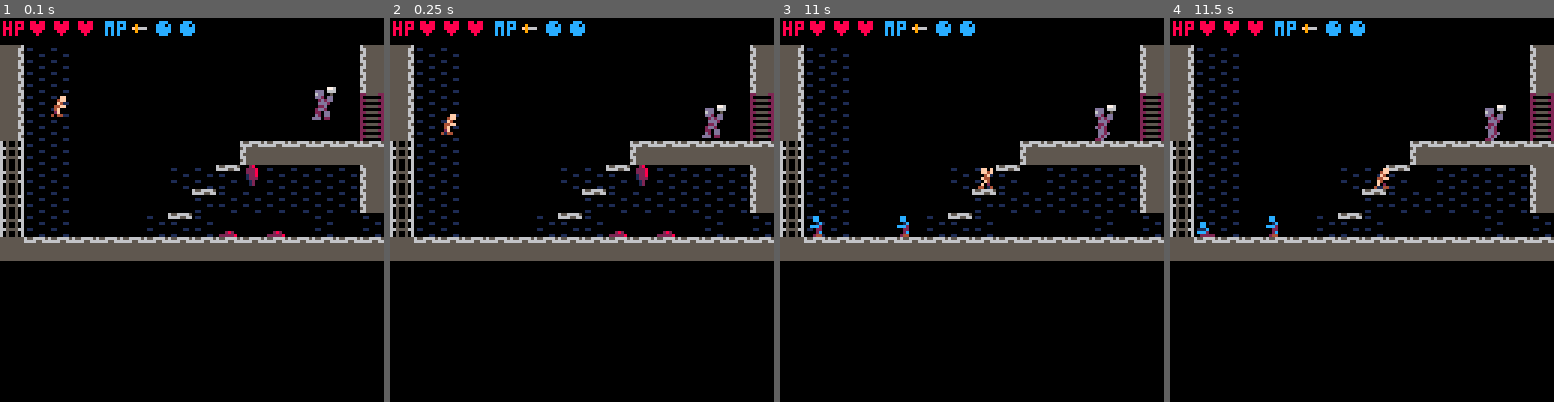
Above: before the commit, frames 1-4 (left to right).
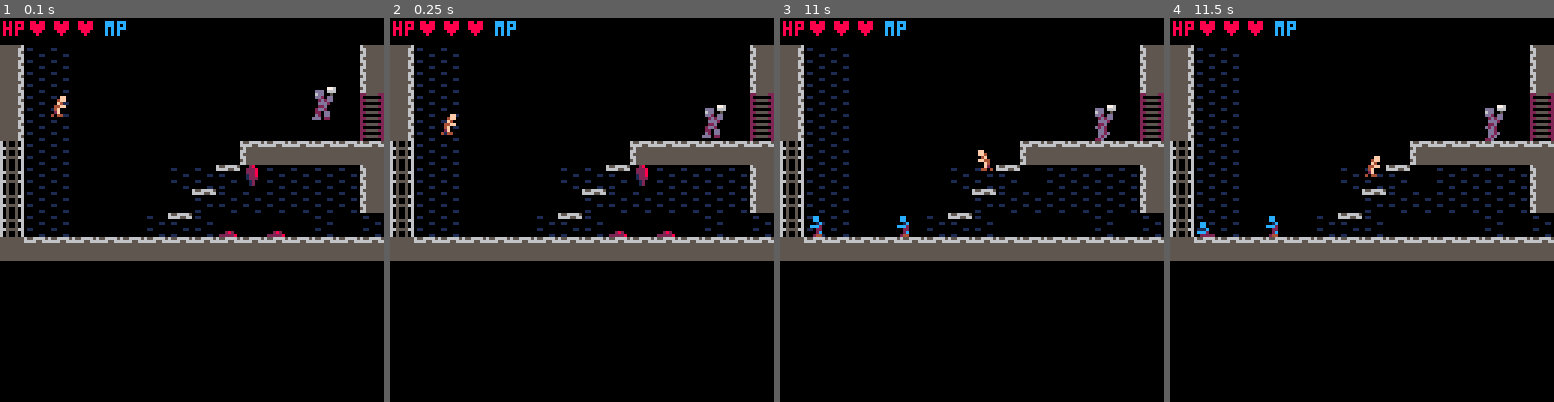
Above: after the commit, the same moments.

Repository: AddisonMink/fortrebosque
Game: PICO-8 cartridge main.p8
The game is run twice, just before and just after one commit, with the same random seed, the same clock (stepped at 60 frames per second) and the same inputs.
Inputs:
- Up to frame 1 (0.1 s): no input
- Up to frame 2 (0.25 s): no input
- Up to frame 3 (11 s): tap X (X key) at 0.33, 1.07, 1.85, 2.97, 4.08, 5.2, 6.32, 7.43, 8.55, 9.67, 10.78 s; tap O (Z key) at 0.7, 1.7, 2.1, 2.5, 2.9, 3.3, 3.7, 4.1, 4.5, 4.9, 5.3, 5.7, 6.1, 6.5, 6.9, 7.3, 7.7, 8.1, 8.5, 8.9, 9.3, 9.7, 10.1, 10.5, 10.9 s; hold Right 1.6-2.1 s; hold Up 2.15-2.42 s; hold Right 2.47-3.03 s; hold Left 3.08-3.58 s; hold Down 3.63-3.97 s; hold Right 4.02-4.68 s; hold Up 4.73-5.03 s; hold Left 5.08-5.68 s; hold Down 5.73-6.03 s; hold Right 6.08-6.58 s; hold Right 6.63-7.13 s; hold Up 7.18-7.45 s; hold Right 7.5-8.07 s; hold Left 8.12-8.62 s; hold Down 8.67-9 s; hold Right 9.05-9.72 s; hold Up 9.77-10.07 s; hold Left 10.12-10.72 s; hold Down from 10.77 s (still down)
- Up to frame 4 (11.5 s): release Down at 11.07 s; hold Right from 11.12 s (still down); tap O (Z key) at 11.3 s

The runs differ from the first frame. In frame 1, 0.3% of the frame differs, in the area x 34-51%, y 0-5%; in frame 2, 0.3%; in frame 3, 0.5%; in frame 4, 0.5%, in the area x 34-58%, y 0-45%.

Commit message:
add subweapon switching.

Diff:
--- a/global.lua
+++ b/global.lua
@@ -1,9 +1,8 @@
 global = {
-    knife = true,
-    axe = true,
     subweapons = {},
-    mp = 2,
-    mp_max = 2,
+    subweapon_index = 1,
+    mp = 0,
+    mp_max = 0,
     dont_respawn = {},
     lever_states = {},
 
--- a/player.lua
+++ b/player.lua
@@ -16,6 +16,7 @@
     -- state
     local timer = nil
     local weapon = nil
+    local add_subweapon = nil
 
     -- local functions
     local function weapon_new(player_body)
@@ -63,11 +64,18 @@
     end
 
     local function handle_attacks(me, entities, state_ref)
-        if btnp(5) and btn(2) and global.knife and global.mp >= 1 then
+        add_subweapon = nil
+        local subweapon_name = global.subweapons[global.subweapon_index]
+        add_subweapon = subweapon_name
+                and (subweapon_name == "knife" and add_knife or subweapon_name == "axe" and add_axe)
+
+        if btnp(5) and btn(2) and add_subweapon and global.mp >= 1 then
             global.mp -= 1
             me.anim = windup_anim
             timer = timer_new(attack_windup_dur)
             state_ref.state = "throw_windup"
+        elseif btnp(3) then
+            global.subweapon_index = (global.subweapon_index % #global.subweapons) + 1
         elseif btnp(5) then
             me.anim = windup_anim
             timer = timer_new(attack_windup_dur)
@@ -147,8 +155,7 @@
             if me.body.grounded then me.body.vel_x = 0 end
 
             if timer() then
-                --add_knife(me, entities)
-                add_axe(me, entities)
+                add_subweapon(me, entities)
                 me.anim = attack_anim
                 timer = timer_new(attack_dur)
                 return "throw"
--- a/room.lua
+++ b/room.lua
@@ -76,12 +76,12 @@
                 player.hitbox.hp = 0
             elseif tile == 5 then
                 mset(tx, ty, 0)
-                global.knife = true
+                add(global.subweapons, "knife")
                 global.mp_max += 1
                 global.mp = global.mp_max
             elseif tile == 62 then
                 mset(tx, ty, 0)
-                global.axe = true
+                add(global.subweapons, "axe")
                 global.mp_max += 1
                 global.mp = global.mp_max
             end
@@ -129,7 +129,12 @@
             x += 2
 
             x = print("mp", x, y, 12)
-            if global.knife then spr(5, x, y - 1) end
+            local subweapon_name = global.subweapons[global.subweapon_index]
+            if subweapon_name then
+                local s = subweapon_name == "knife" and 5
+                        or subweapon_name == "axe" and 62
+                spr(s, x, y - 1)
+            end
             x += 8
             for i = 1, global.mp_max do
                 x = print("\134", x, y, i <= global.mp and 12 or 1)
